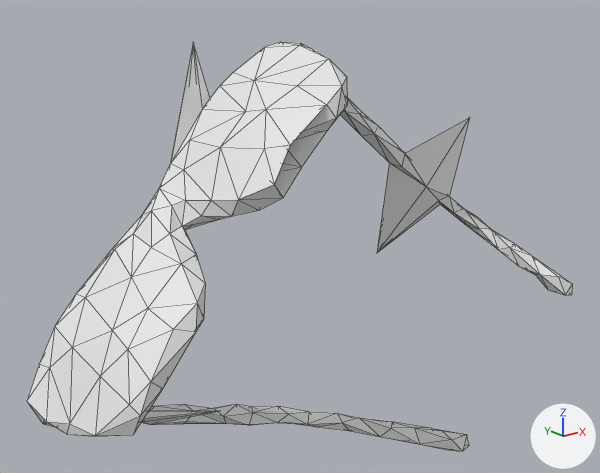
The OBJ model mesh_cnn/datasets/random_pertubations/T102.obj as it was, and as the next commit left it.
Camera for both pictures: a 50 mm camera at (-0.888, -1.263, 0.516) aimed at (0.188, 0.083, -0.022). Every picture has the same lights, and +X, +Y and +Z are marked at lower right. Mesh edges are drawn as thin lines. Where no turn or scale is listed for an object, it has been applied to the vertices.

The scene before the commit, as lines of its bpy script (objects in view):
```python
me_t102 = bpy.data.meshes.new('T102')
me_t102.from_pydata(...)  # 252 vertices, 500 faces; spans x -0.435..0.86, y -0.182..0.137, z -0.542..0.397
ob_t102 = bpy.data.objects.new('T102', me_t102)
ob_t102.location = (0.0, 0.0, 0.0)
```
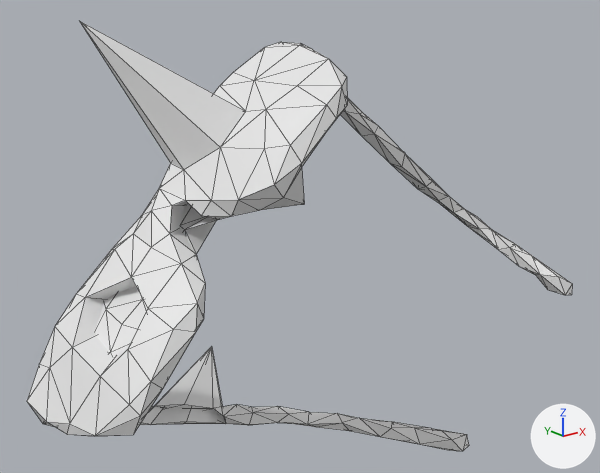
What differs and where, as boxes (x1, y1, x2, y2) in the pictures (600 x 473 px; the box of a moved part takes in the faces that stretch with it):
'T102', reshaped: before (27, 42, 572, 451); after (27, 21, 572, 451)
part 1 of me_t102, moved or reshaped: before (170, 43, 336, 254); after (80, 21, 336, 254)
part 2 of me_t102, moved or reshaped: before (141, 404, 226, 425); after (140, 346, 226, 425)
part 3 of me_t102, moved or reshaped: before (405, 117, 470, 196); after (405, 154, 449, 196)
part 4 of me_t102, moved or reshaped: before (377, 163, 440, 253); after (391, 164, 440, 204)
part 5 of me_t102, moved or reshaped: before (73, 277, 148, 376); after (73, 277, 136, 376)

Patch to the scene script:
```diff
--- a/mesh_cnn/datasets/random_pertubations/T102.obj.py
+++ b/mesh_cnn/datasets/random_pertubations/T102.obj.py
@@ me_t102 @@
 me_t102.from_pydata(...)  # 252 vertices, 500 faces; spans x -0.435..0.86, y -0.182..0.137, z -0.542..0.397
 # used by ob_t102; location = (0.0, 0.0, 0.0)
-me_t102.vertices[6].co = (-0.031, 0.135, 0.397)  # pixel (193, 41)
-me_t102.vertices[75].co = (-0.077, 0.085, 0.221)  # pixel (189, 139)
-me_t102.vertices[158].co = (-0.148, 0.006, 0.082)  # pixel (181, 226)
-me_t102.vertices[216].co = (-0.041, -0.106, 0.183)
-me_t102.vertices[235].co = (-0.056, -0.054, 0.209)
-me_t102.vertices[102].co = (-0.108, 0.061, -0.334)  # pixel (193, 411)
-me_t102.vertices[114].co = (-0.097, -0.025, -0.299)
-me_t102.vertices[45].co = (0.695, 0.056, 0.189)  # pixel (469, 117)
-me_t102.vertices[66].co = (0.473, 0.137, -0.134)  # pixel (376, 253)
-me_t102.vertices[201].co = (-0.329, -0.058, -0.052)  # pixel (112, 330)
+# me_t102 part 1
+me_t102.vertices[6].co = (-0.06, 0.128, 0.21)
+me_t102.vertices[75].co = (-0.234, 0.19, 0.44)  # pixel (79, 20)
+me_t102.vertices[158].co = (0.132, 0.284, 0.017)
+me_t102.vertices[216].co = (0.19, 0.07, 0.052)  # pixel (304, 204)
+me_t102.vertices[235].co = (-0.019, -0.181, 0.213)  # pixel (301, 163)
+# me_t102 part 2
+me_t102.vertices[102].co = (0.036, 0.214, -0.285)  # pixel (211, 346)
+me_t102.vertices[114].co = (-0.257, 0.079, -0.322)
+# me_t102 part 3
+me_t102.vertices[45].co = (0.576, 0.061, 0.047)  # pixel (432, 181)
+# me_t102 part 4
+me_t102.vertices[66].co = (0.556, 0.086, 0.025)  # pixel (417, 189)
+# me_t102 part 5
+me_t102.vertices[201].co = (-0.183, 0.046, -0.072)
```
